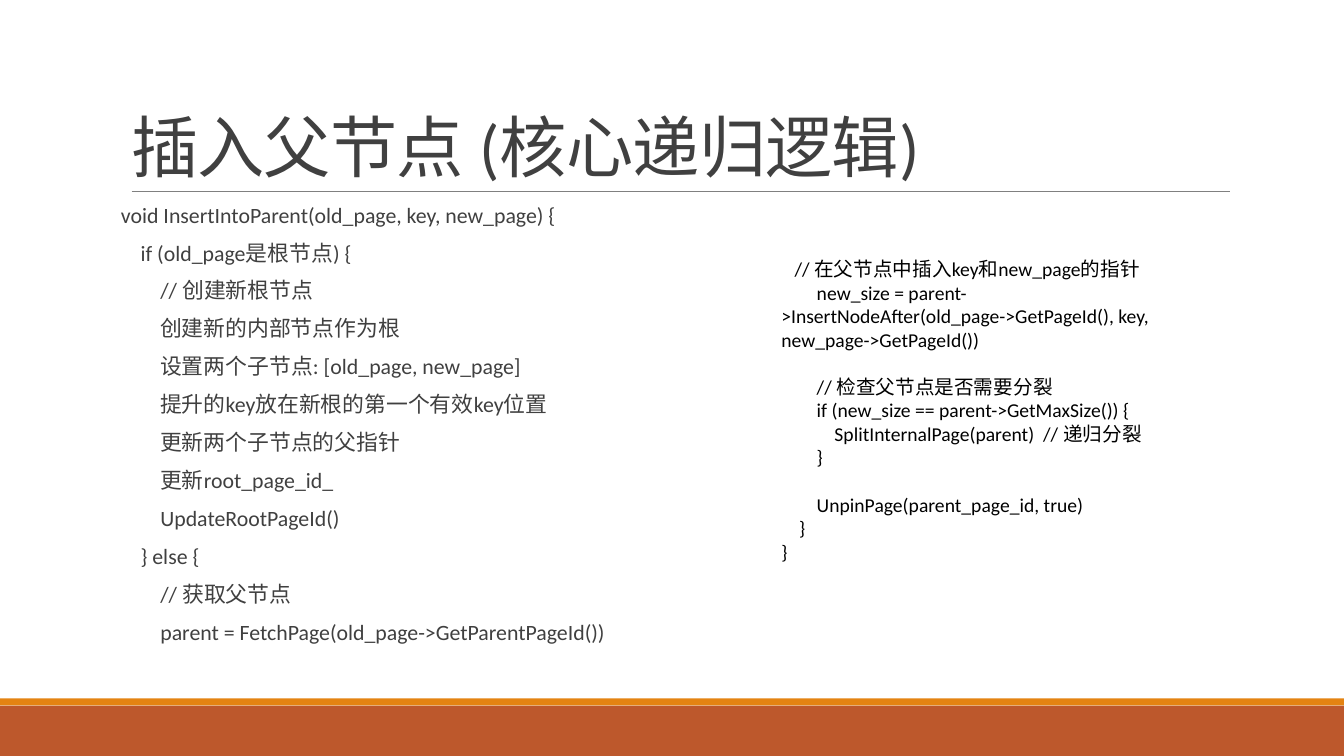
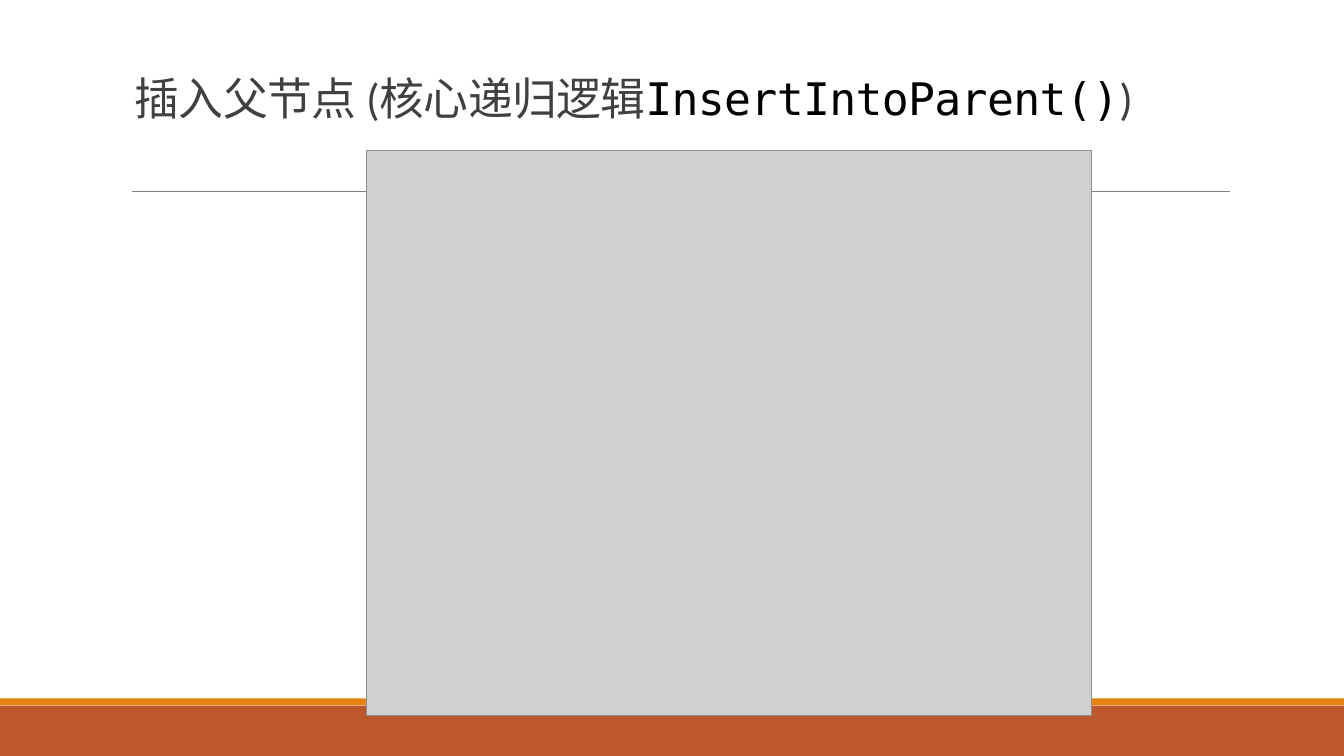
Before and after one commit to SDataBaseGroup/Database-lab, a slide deck: slide 56 of 缓冲区管理器与B+树的总ppt.pptx. Drawn at 1344x756 pixels with LibreOffice and Linux fonts; fonts in the diff are those of the drawing; grey boxes stand for pictures. Boxes give left, top, right and bottom in pixels: in the first picture for what was removed or moved away, otherwise in the second. Text is boxed around its words. In the diff, an @@ line names an element or a change of style, - is before the commit and + after.

```diff
--- a/缓冲区管理器与B+树的总ppt.pptx
+++ b/缓冲区管理器与B+树的总ppt.pptx
@@ title at [135,77,1133,121]: text changed; size 48 to 32 pt; font Calibri to DejaVu Sans Mono; text colour #404040 to #000000 @@
-插入父节点 (核心递归逻辑)
+插入父节点 (核心递归逻辑InsertIntoParent())
@@ picture added at [366,151,1091,716] @@
@@ text removed at [121,207,605,644] @@
-void InsertIntoParent(old_page, key, new_page) {
-if (old_page是根节点) {
-// 创建新根节点
-创建新的内部节点作为根
-设置两个子节点: [old_page, new_page]
-提升的key放在新根的第一个有效key位置
-更新两个子节点的父指针
-更新root_page_id_
-UpdateRootPageId()
-} else {
-// 获取父节点
-parent = FetchPage(old_page->GetParentPageId())
@@ text removed at [781,259,1148,516] @@
-// 在父节点中插入key和new_page的指针
-new_size = parent->InsertNodeAfter(old_page->GetPageId(), key, new_page->GetPageId())
-// 检查父节点是否需要分裂
-if (new_size == parent->GetMaxSize()) {
-SplitInternalPage(parent) // 递归分裂
-}
-UnpinPage(parent_page_id, true)
-}
-}
```
Also in this commit, not shown: 30 other slides changed, 10 slides added, 9 slides removed.
